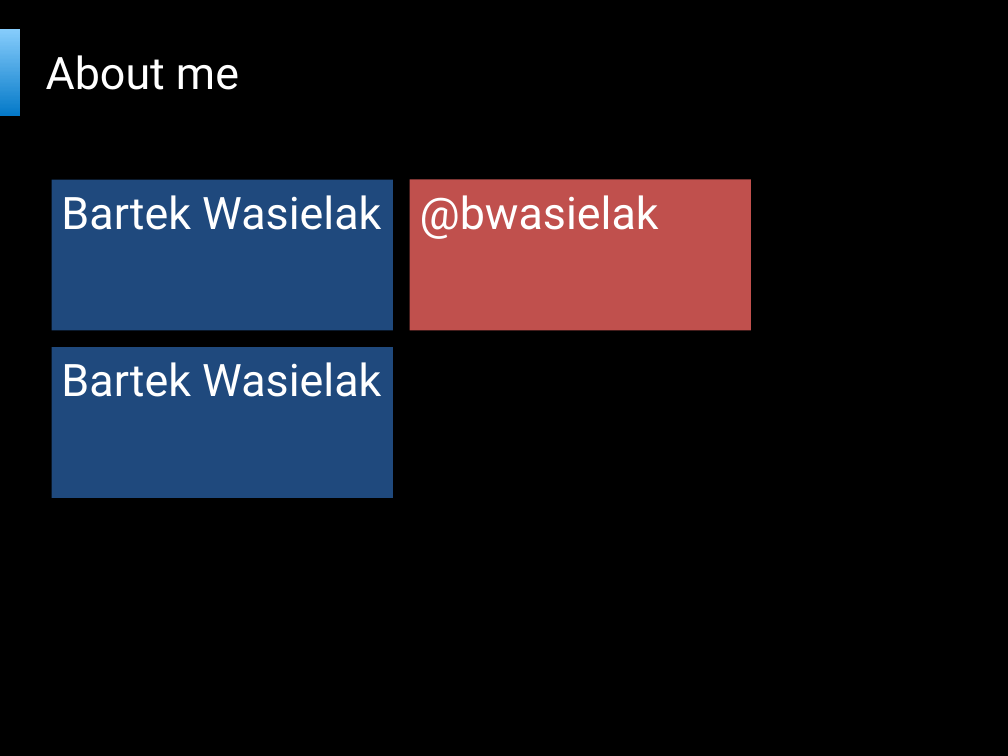
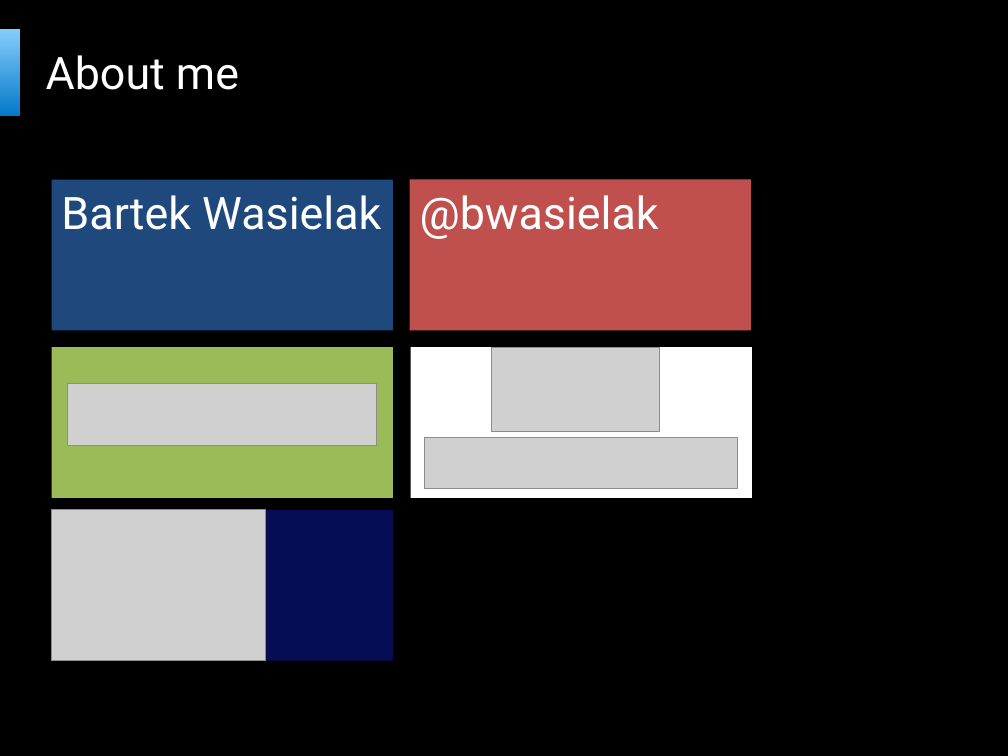
Before and after one commit to bartekwasielak/Presentation, a slide deck: slide 2 of Programming Made Easy.pptx. Drawn at 1008x756 pixels with LibreOffice and Linux fonts; fonts in the diff are those of the drawing; grey boxes stand for pictures; background and template pictures are left out. Boxes give left, top, right and bottom in pixels: in the first picture for what was removed or moved away, otherwise in the second. Text is boxed around its words. In the diff, an @@ line names an element or a change of style, - is before the commit and + after.

Commit message:
Added About me and Agenda

```diff
--- a/Programming Made Easy.pptx
+++ b/Programming Made Easy.pptx
@@ rectangle at (x1=51, y1=347, x2=393, y2=498): fill #1F497D to #9BBB59 @@
@@ rectangle added at (x1=410, y1=347, x2=752, y2=498), fill #FFFFFF @@
@@ picture added at (x1=492, y1=348, x2=660, y2=431) @@
@@ text in rectangle at (x1=61, y1=362, x2=381, y2=397): text removed @@
-Bartek Wasielak
@@ picture added at (x1=68, y1=383, x2=377, y2=445) @@
@@ picture added at (x1=424, y1=438, x2=738, y2=489) @@
@@ rectangle added at (x1=51, y1=510, x2=393, y2=661), fill #070D55 @@
@@ picture added at (x1=51, y1=510, x2=266, y2=661) @@
```
Also in this commit, not shown: 1 slide added, 2 other files.
